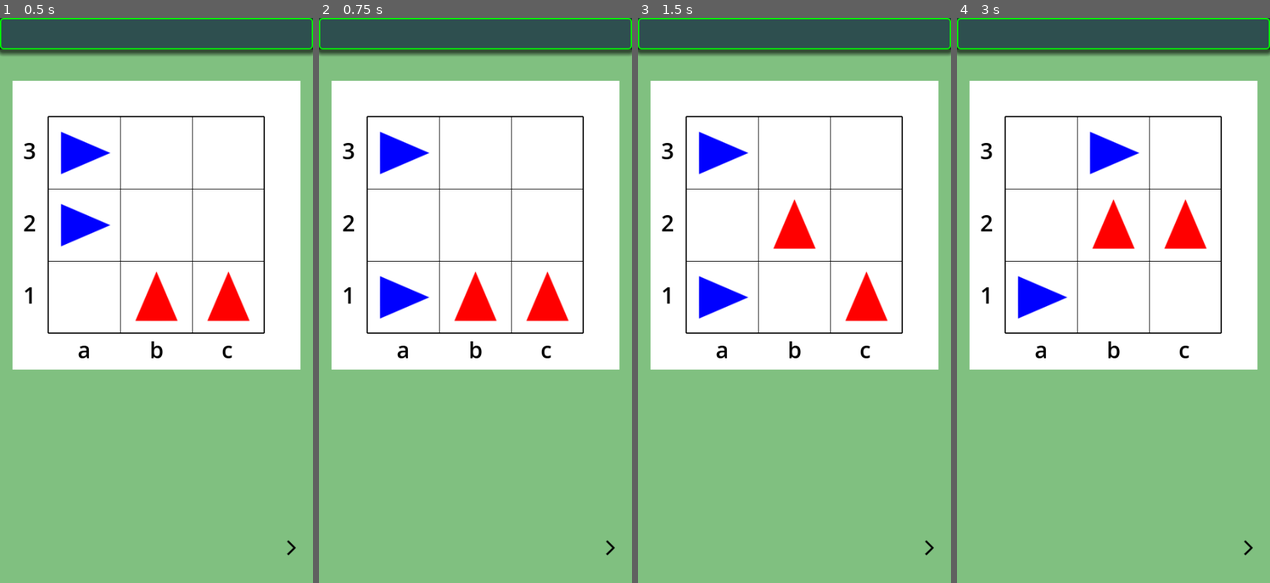
Above: before the commit, frames 1-4 (left to right).
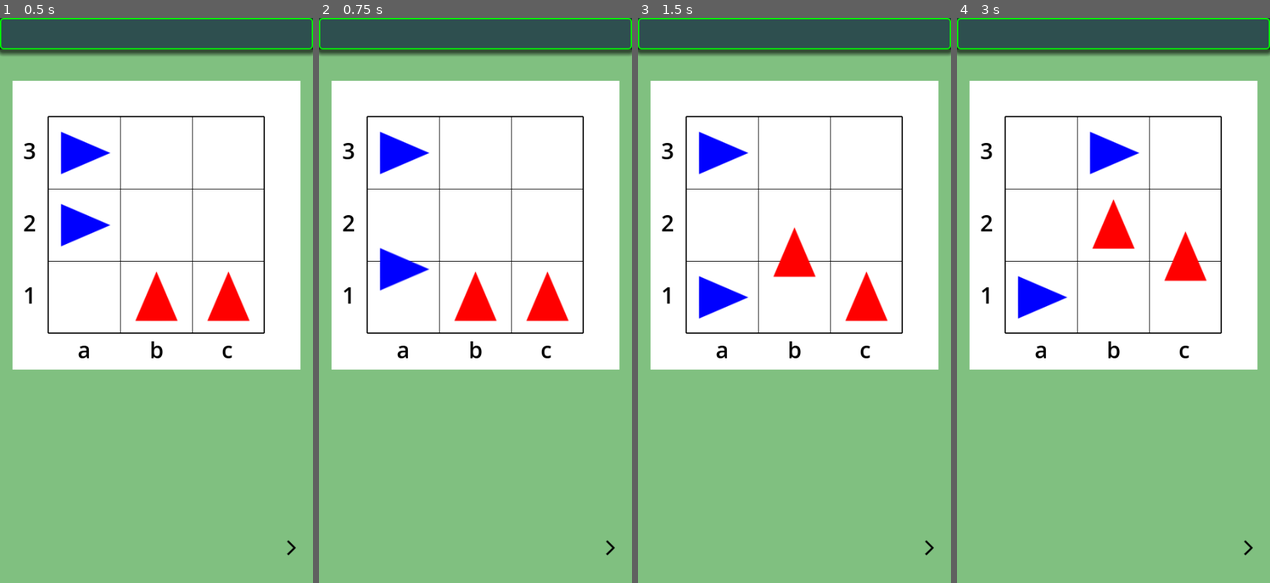
Above: after the commit, the same moments.

Repository: vivisuke/DodgemGame
Game: Godot game, scene res://main.tscn
The game is run twice, just before and just after one commit, with the same random seed, the same clock (stepped at 60 frames per second) and the same inputs.
Inputs (mouse positions are in pixels of both pictures, inside the frame that each line leads up to):
- Up to frame 1 (0.5 s): no input
- Up to frame 2 (0.75 s): click (610, 549) at 0.5 s
- Up to frame 3 (1.5 s): click (929, 549) at 1.25 s
- Up to frame 4 (3 s): click (1248, 549) at 2 s; tap Enter at 2.75 s

Frame 1 is identical in both runs. In frame 2, 1.1% of the frame differs, in the area x 19-36%, y 40-54%; in frame 3, 1.0%; in frame 4, 1.1%.

Commit message:
0020 ◎ C 01/13 01/13 0.001│ToDo│車移動アニメーション

Diff:
--- a/dodgemgame/scripts/board_rect.gd
+++ b/dodgemgame/scripts/board_rect.gd
@@ -56,6 +56,7 @@
 		px += CELL_WIDTH
 	pass
 func do_move(mv : Vector2):
+	var tw = create_tween()
 	var id = mv.x
 	var dir = mv.y
 	if id > 0:		# 赤
@@ -64,14 +65,16 @@
 		if dir == Board.FORWARD: pos.y -= CELL_WIDTH
 		elif dir == Board.LEFT: pos.x -= CELL_WIDTH
 		else: pos.x += CELL_WIDTH
-		car.position = pos
+		#car.position = pos
+		tw.tween_property(car, "position", pos, 0.3)
 	else:
 		var car = blue_cars[-id-1]
 		var pos : Vector2 = car.position
 		if dir == Board.FORWARD: pos.x += CELL_WIDTH
 		elif dir == Board.LEFT: pos.y -= CELL_WIDTH
 		else: pos.y += CELL_WIDTH
-		car.position = pos
+		#car.position = pos
+		tw.tween_property(car, "position", pos, 0.3)
 
 func _process(delta):
 	pass
Not shown, changed: DodgemGame.spr
